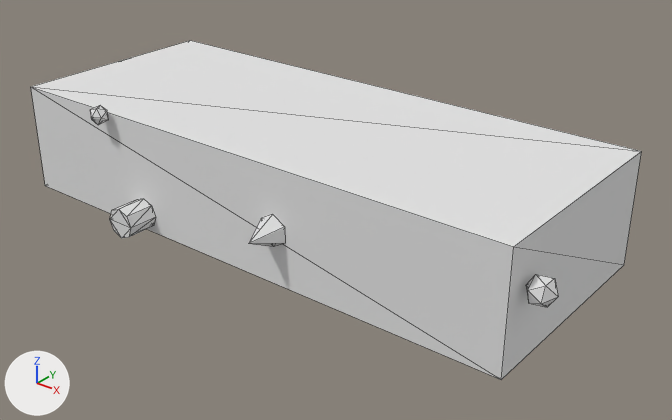
An edit to the glTF model public/Objects/object03_high.glb, drawn before and after from the same camera.
Camera for both pictures: a 50 mm camera at (4.82, -5.66, 3.22) aimed at (0.28, 0.01, -0.3). The axes (+X, +Y, +Z) are drawn at lower left. The lights are the same throughout. The older version comes first. Mesh edges are drawn as thin lines. Vertices at exactly the same position are counted once.

The older version as bpy lines, for what is in view:
```python
me_cube_027 = bpy.data.meshes.new('Cube.027')
me_cube_027.from_pydata(...)  # 90 vertices, 144 faces; spans x -2.68..2.73, y -1.28..1.27, z -0.75..0.57
me_cube_027.materials.append(mat_mat_object03_high)  # white #e5e5e5
ob_object03_high = bpy.data.objects.new('object03_high', me_cube_027)
ob_object03_high.location = (0.0, 0.0, 0.0)
```
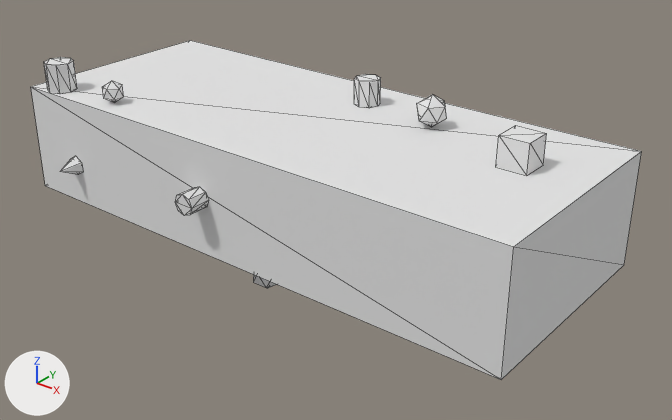
What differs and where, as boxes [x1, y1, x2, y2] in the pictures (672 x 420 px; the box of a moved part takes in the faces that stretch with it):
```json
{"part": 1, "of": "me_cube_027", "change": "moved or reshaped", "before": [110, 199, 156, 238], "after": [354, 74, 381, 108]}
{"part": 2, "of": "me_cube_027", "change": "added", "after": [60, 156, 83, 175]}
{"part": 3, "of": "me_cube_027", "change": "added", "after": [253, 274, 277, 288], "on screen": "mostly hidden"}
{"part": 4, "of": "me_cube_027", "change": "moved or reshaped", "before": [90, 105, 108, 125], "after": [417, 95, 447, 127]}
{"part": 5, "of": "me_cube_027", "change": "added", "after": [175, 187, 209, 216]}
{"part": 6, "of": "me_cube_027", "change": "added", "after": [44, 57, 77, 94]}
{"part": 7, "of": "me_cube_027", "change": "moved or reshaped", "after": [496, 126, 547, 176], "on screen": "not visible before"}
{"part": 8, "of": "me_cube_027", "change": "moved or reshaped", "before": [526, 274, 558, 307], "after": [102, 81, 124, 103]}
{"part": 9, "of": "me_cube_027", "change": "deleted", "before": [248, 214, 285, 247]}
```

Edits to the scene script, one JSON object a line:
```json
{"block": "me_cube_027", "where": "# used by ob_object03_high; location = (0.0, 0.0, 0.0)"}
{"op": "remove", "block": "me_cube_027", "code": "me_cube_027.from_pydata(...)  # 90 vertices, 144 faces; spans x -2.68..2.73, y -1.28..1.27, z -0.75..0.57"}
{"op": "add", "block": "me_cube_027", "code": "me_cube_027.from_pydata(...)  # 143 vertices, 234 faces; spans x -2.5..2.5, y -1.19..1.27, z -0.77..0.78"}
{"block": "me_cube_027", "change": "me_cube_027 part 1: the loose piece of 16 vertices spanning x -1.17..-0.9, y -1.27..-1.0, z -0.48..-0.2 is turned -90 degrees about the x axis through its middle and scaled by 0.845, then moved by (1.23, 1.69, 0.96)"}
{"block": "me_cube_027", "change": "me_cube_027 part 2: a new loose piece, a 6-sided cone pointing to -y spanning x -2.02..-1.86, y -1.19..-1.0, z -0.23..-0.04, in mat_mat_object03_high (white #e5e5e5)"}
{"block": "me_cube_027", "change": "me_cube_027 part 3: a new loose piece, an icosphere of 20 faces spanning x 0.05..0.28, y -0.87..-0.63, z -0.77..-0.5, in mat_mat_object03_high (white #e5e5e5)"}
{"block": "me_cube_027", "change": "me_cube_027 part 4: the loose piece of 12 vertices spanning x -1.48..-1.33, y -1.17..-1.0, z 0.42..0.57 is turned -90 degrees about the x axis through its middle and scaled by 1.63, then moved by (2.35, 1.51, 0.14)"}
{"block": "me_cube_027", "change": "me_cube_027 part 5: a new loose piece, an 8-sided cylinder along y spanning x -0.4..-0.21, y -1.19..-1.0, z -0.08..0.11, in mat_mat_object03_high (white #e5e5e5)"}
{"block": "me_cube_027", "change": "me_cube_027 part 6: a new loose piece, an 8-sided cylinder along z spanning x -2.34..-2.07, y -1.0..-0.73, z 0.5..0.76, in mat_mat_object03_high (white #e5e5e5)"}
{"block": "me_cube_027", "change": "me_cube_027 part 7: the loose piece of 8 vertices spanning x -2.68..-2.5, y 0.16..0.34, z 0.25..0.43 is turned 90 degrees about the y axis through its middle and scaled by 1.43, then moved by (4.5, -0.1, 0.29)"}
{"block": "me_cube_027", "change": "me_cube_027 part 8: the loose piece of 12 vertices spanning x 2.5..2.73, y -0.88..-0.68, z 0.02..0.23 is turned -90 degrees about the y axis through its middle and scaled by 0.875, then moved by (-4.16, -0.03, 0.47)"}
{"block": "me_cube_027", "change": "me_cube_027 part 9: the loose piece of 7 vertices spanning x 0.36..0.6, y -1.28..-1.0, z -0.17..0.11 is deleted"}
{"block": "me_cube_027", "change": "other edits to the shape of me_cube_027 do not show in these pictures"}
```
